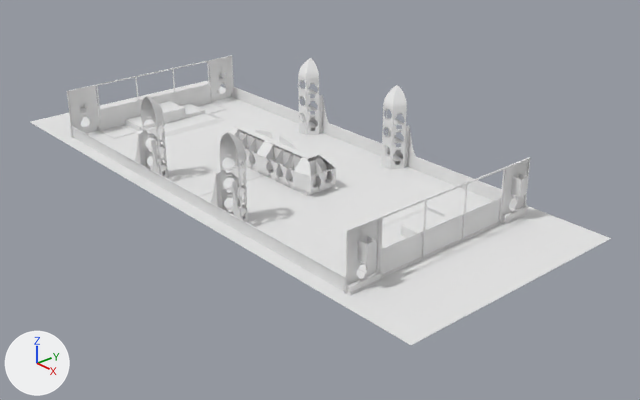
An edit to the Blender file assets/Models/Field/FullField.blend, drawn before and after from the same camera.
Camera for both pictures: a camera (50 mm lens) standing at (23.4, -18.1, 12.4) and looking at (1.8, 0.7, -0.7). The lights are fixed; the arrows at lower left show +X, +Y and +Z.

Objects in the first picture: 'Solid1', 'Solid1:1', 'Solid1:2', 'Solid1:3', 'Solid1:4', 'Solid1:5', 'Solid2', 'Solid2:1', 'Solid2:10', 'Solid2:11', 'Solid3:6', 'Solid3:7', 'Solid5:3', 'Solid6', 'Solid6:1'.
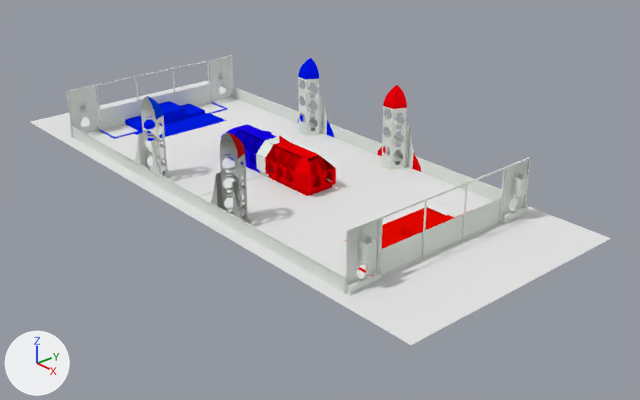
Commit message: Added color to the field

Where the change shows, as pixel boxes (x1, y1, x2, y2) in the pictures (640 x 400 px):
'Solid2:10', recoloured (white to red): (265, 136, 336, 196) in both
'Solid1:1', recoloured (white to blue): (100, 101, 228, 141) in both
'Solid1', recoloured (white to red): (344, 207, 472, 276) in both
'Solid2:11', recoloured (white to blue): (221, 124, 277, 173) in both
part 1 of me_solid1_4, recoloured (white to blue): (298, 58, 319, 79) in both
part 2 of me_solid1_4, recoloured: (327, 120, 334, 137) in both
part 3 of me_solid1_5, recoloured (white to red): (383, 85, 407, 109) in both
part 4 of me_solid1_5, recoloured: (377, 147, 385, 156) in both
part 5 of me_solid1_5, recoloured: (412, 153, 421, 172) in both
part 6 of me_solid1_3, added: after (210, 132, 253, 224)

The change, as a diff of the scene's bpy script:
```diff
--- a/assets/Models/Field/FullField.blend.py
+++ b/assets/Models/Field/FullField.blend.py
@@ mat_rocket_red @@
+mat_rocket_red = diffuse_material('rocket red')
+mat_rocket_red.base_color = (0.8, 0.0, 0.00327)  # red #e7000b
@@ mat_rocket_blue @@
+mat_rocket_blue = diffuse_material('rocket blue')
+mat_rocket_blue.base_color = (0.0, 0.00719, 0.8)  # blue #0014e7
@@ me_solid1_4 @@
 me_solid1_4.from_pydata(...)  # 889 vertices, 1864 faces; spans x -140.8..-48.7, y 0.8..124.4, z -164.8..-132.8
 # used by ob_solid1_4; location = (0.0, 0.0, 0.0); rotation_euler = (1.571, 0.0, 0.0), in degrees (90, 0, 0); scale = (0.0246, 0.0246, 0.0246)
+# me_solid1_4 part 1: 77 of the faces centred in x -111.0..-78.5, y 95.5..123.5, z -155.0..-137.4 switch from mat_191_191_191 (white #e7e7e7) to mat_rocket_blue (blue #0014e7)
+# me_solid1_4 part 2: 6 of the faces centred in x -65.6..-55.2, y 3.1..18.6, z -164.6 switch from mat_191_191_191 (white #e7e7e7) to mat_rocket_blue (blue #0014e7)
@@ me_solid1 @@
 me_solid1.from_pydata(...)  # 46 vertices, 88 faces; spans x 231.0..326.0, y 1.0..23.0, z -118.0..106.0
-me_solid1.materials.append(mat_191_191_191)  # white #e7e7e7
+me_solid1.materials.append(mat_hab_zone_red)  # red #e70800
@@ me_solid2_11 @@
 me_solid2_11.from_pydata(...)  # 1012 vertices, 2092 faces; spans x -103.6..-7.7, y 0.8..58.8, z -34.1..21.6
-me_solid2_11.materials.append(mat_191_191_191)  # white #e7e7e7
+me_solid2_11.materials.append(mat_cargo_ship_blue)  # blue #1704e7
@@ me_solid1_5 @@
 me_solid1_5.from_pydata(...)  # 889 vertices, 1864 faces; spans x 51.2..143.3, y 0.8..124.4, z -164.8..-132.8
 # used by ob_solid1_5; location = (0.0, 0.0, 0.0); rotation_euler = (1.571, 0.0, 0.0), in degrees (90, 0, 0); scale = (0.0246, 0.0246, 0.0246)
+# me_solid1_5 part 3: 77 of the faces centred in x 81.0..113.5, y 95.5..123.5, z -155.0..-137.4 switch from mat_191_191_191 (white #e7e7e7) to mat_rocket_red (red #e7000b)
+# me_solid1_5 part 4: 6 of the faces centred in x 57.8..68.1, y 3.1..18.6, z -164.6 switch from mat_191_191_191 (white #e7e7e7) to mat_rocket_red (red #e7000b)
+# me_solid1_5 part 5: 6 of the faces centred in x 126.4..136.8, y 3.1..18.6, z -164.6 switch from mat_191_191_191 (white #e7e7e7) to mat_rocket_red (red #e7000b)
@@ me_solid1_3 @@
 # used by ob_solid1_3; location = (0.0, 0.0, 0.0); rotation_euler = (1.571, 0.0, 0.0), in degrees (90, 0, 0); scale = (0.0246, 0.0246, 0.0246)
-me_solid1_3.from_pydata(...)  # 889 vertices, 1864 faces; spans x 51.2..143.3, y 0.8..124.4, z 120.3..152.3
+me_solid1_3.from_pydata(...)  # 1778 vertices, 3728 faces; spans x 51.2..143.3, y 0.8..124.4, z 120.3..152.3
+# me_solid1_3 part 6: a new loose piece of 889 vertices spanning x 51.2..143.3, y 0.8..124.4, z 120.3..152.3
 me_solid1_3.materials.append(mat_191_191_191)
+me_solid1_3.materials.append(mat_rocket_nose_red)  # red #e71e19
@@ me_solid2_10 @@
 me_solid2_10.from_pydata(...)  # 1012 vertices, 2092 faces; spans x 10.3..106.1, y 0.8..58.8, z -34.1..21.6
-me_solid2_10.materials.append(mat_191_191_191)  # white #e7e7e7
+me_solid2_10.materials.append(mat_cargo_ship_red)  # red #e70006
@@ me_solid1_1 @@
 me_solid1_1.from_pydata(...)  # 46 vertices, 88 faces; spans x -324.0..-229.0, y 1.0..23.0, z -118.0..106.0
-me_solid1_1.materials.append(mat_191_191_191)  # white #e7e7e7
+me_solid1_1.materials.append(mat_hab_zone_blue)  # blue #0020e7
```
